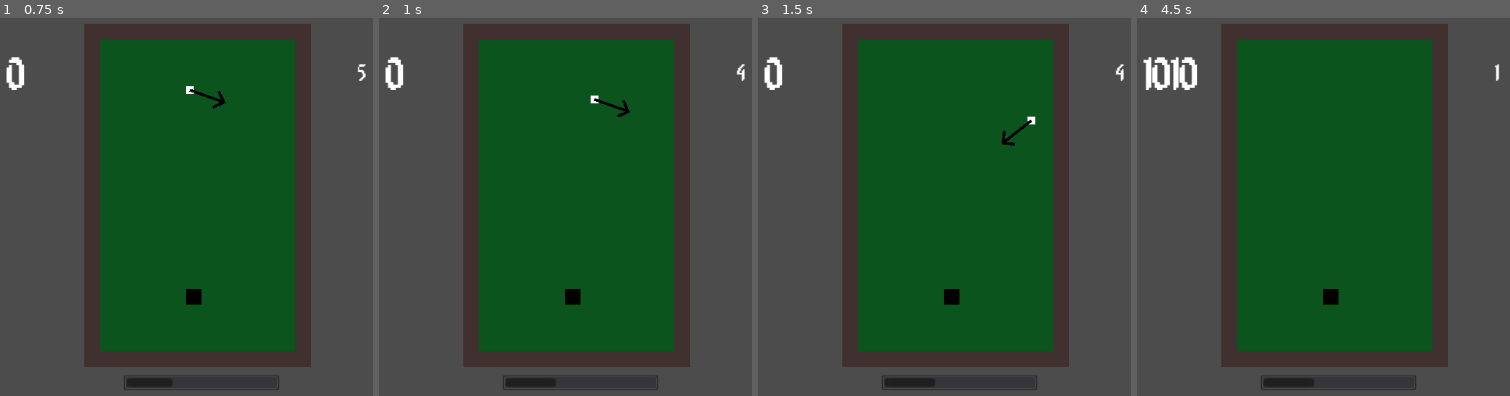
Above: before the commit, frames 1-4 (left to right).
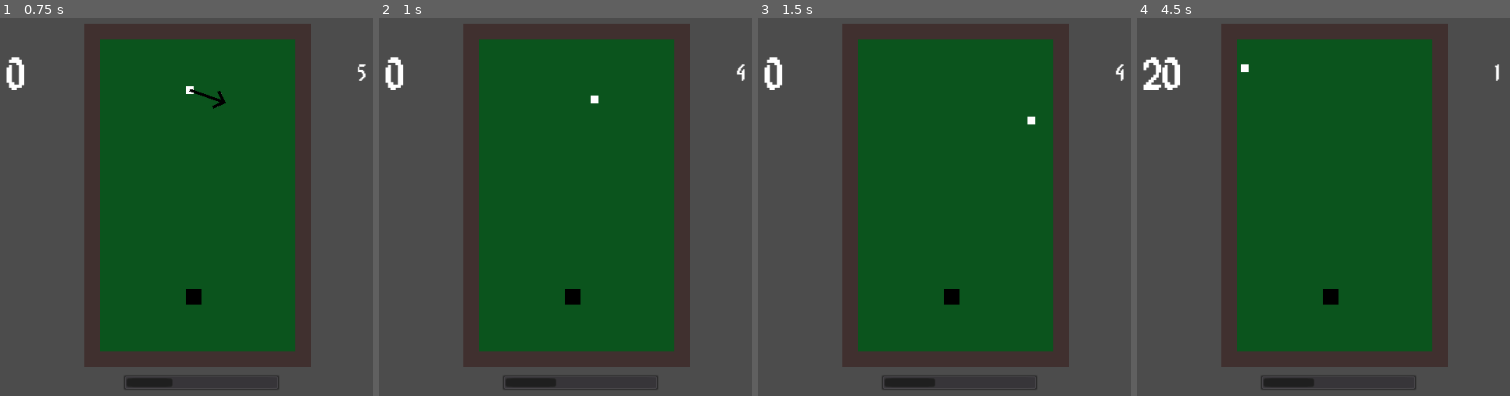
Above: after the commit, the same moments.

Repository: kenset/Par-One
Game: Godot game, scene res://PlayScene.tscn
Two runs of this game, one before a commit and one after it. Both use one fixed random seed, a clock stepped at 60 frames per second and the inputs below.
Inputs (mouse positions are in pixels of both pictures, inside the frame that each line leads up to):
- Up to frame 1 (0.75 s): tap Enter at 0.5 s; move the mouse to (outside the picture) at 0.52 s
- Up to frame 2 (1 s): tap Space at 0.77 s
- Up to frame 3 (1.5 s): move the mouse to (888, 233) at 1.27 s
- Up to frame 4 (4.5 s): tap Space at 1.52, 3.02, 3.77 s; move the mouse to (1506, 108) at 2.02 s; move the mouse to (1386, 305) at 2.77 s; move the mouse to (outside the picture) at 3.52 s; move the mouse to (1185, 138) at 4.27 s

Frame 1 is identical in both runs. In frame 2, 0.1% of the frame differs, in the area x 57-68%, y 21-27%; in frame 3, 0.1%; in frame 4, 0.9%, in the area x 1-31%, y 10-20%.

Commit message:
Disables the player from hitting the ball more than once

Diff:
--- a/GolfBall.gd
+++ b/GolfBall.gd
@@ -2,6 +2,8 @@
 
 export var POWER_MULTIPLIER = 5
 export var WALL_POINTS = 10
+
+var golf_ball_has_been_hit = false
 
 signal golf_ball_hit
 signal score_points
@@ -14,14 +16,16 @@
 	$Arrow.look_at(get_global_mouse_position())
 
 func _input(event):
-	if event is InputEventKey and event.pressed:
+	if event is InputEventKey and event.pressed and !golf_ball_has_been_hit:
 		if event.scancode == KEY_SPACE:
 			_hit_golf_ball()
 
 func _hit_golf_ball():
+	golf_ball_has_been_hit = true
 	emit_signal("golf_ball_hit")
 
 func _on_power_level_selected(power_level):
+	$Arrow.hide()
 	self.apply_central_impulse((get_global_mouse_position() - self.position).normalized() * (power_level * POWER_MULTIPLIER))
 
 func _on_body_entered(body):
